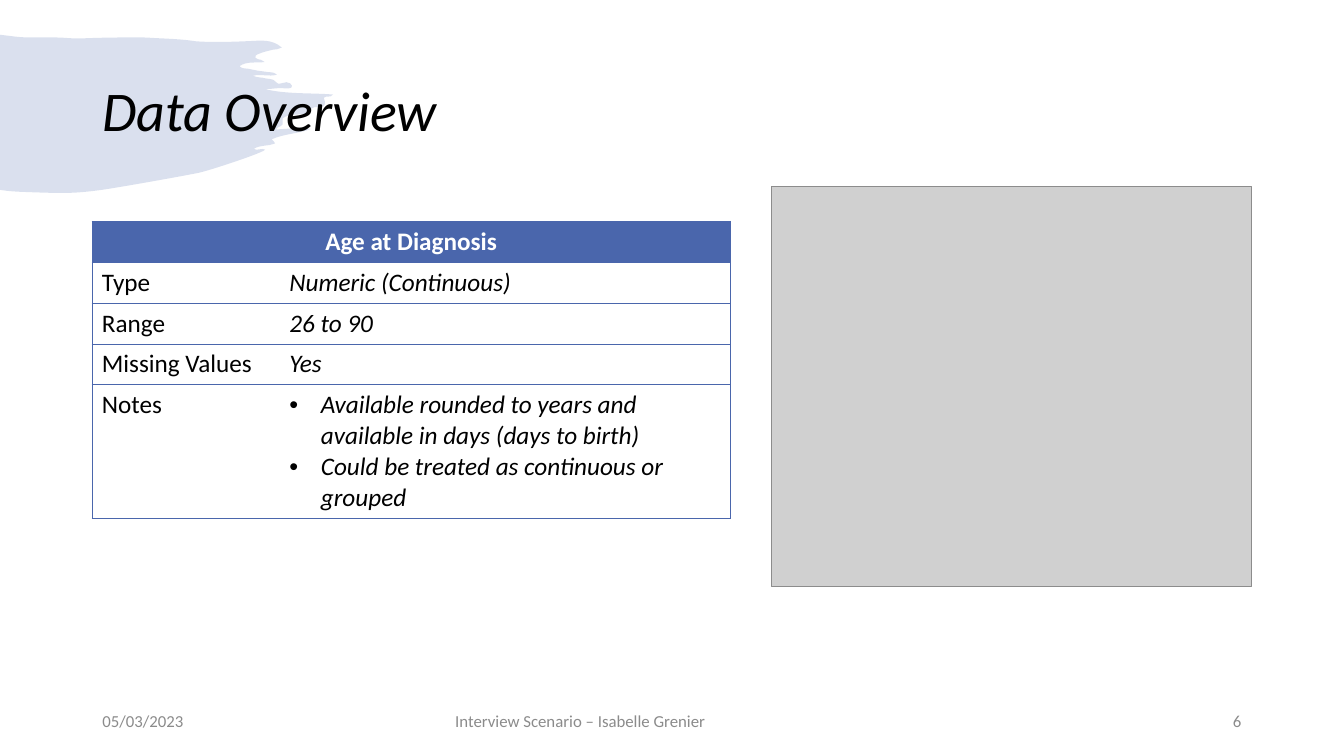
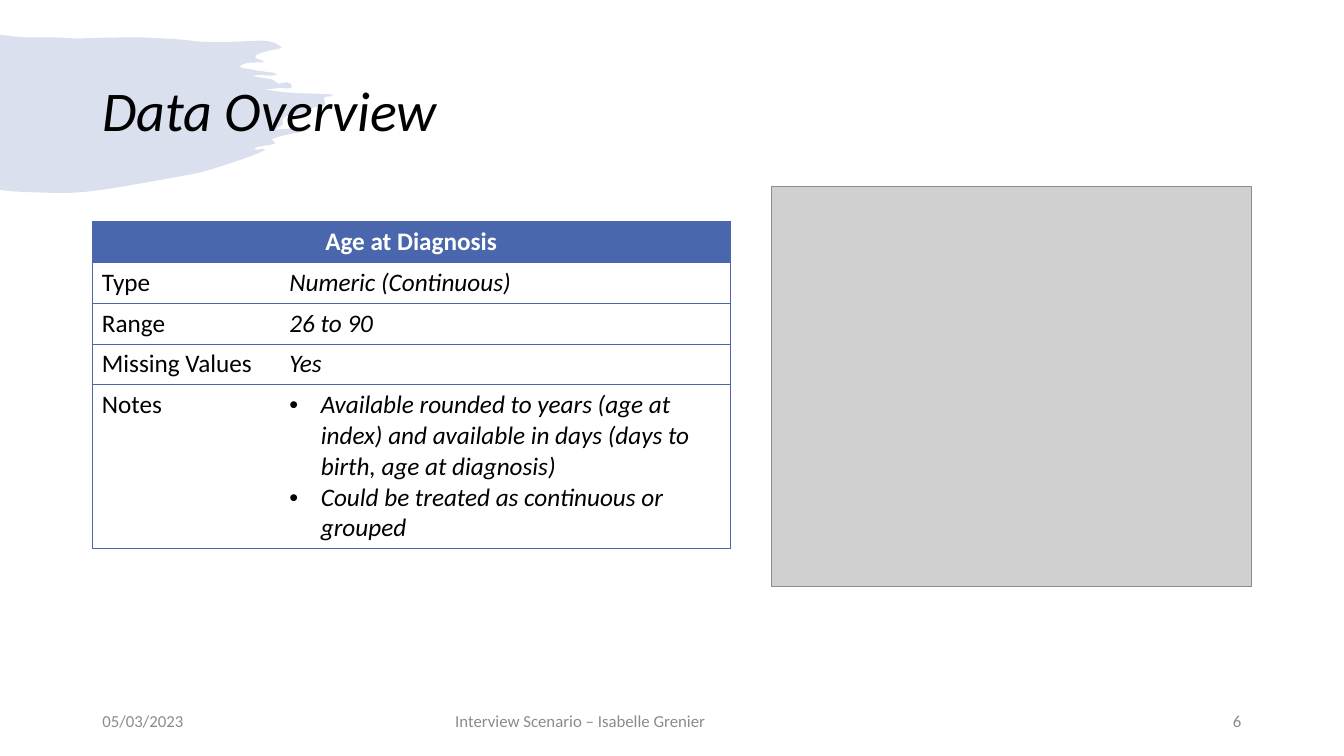
Before and after one commit to igrenier/TCGA_BRCA, a slide deck: slide 6 of presentation_05032023.pptx. Drawn at 1344x756 pixels with LibreOffice and Linux fonts; fonts in the diff are those of the drawing; grey boxes stand for pictures. Boxes give left, top, right and bottom in pixels: in the first picture for what was removed or moved away, otherwise in the second. Text is boxed around its words. In the diff, an @@ line names an element or a change of style, - is before the commit and + after.

```diff
--- a/presentation_05032023.pptx
+++ b/presentation_05032023.pptx
@@ table at <box>92,221,731,545</box> @@
-row 5, column 2: Available rounded to years and available in days (days to birth) / Could be treated as continuous or grouped
+row 5, column 2: Available rounded to years (age at index) and available in days (days to birth, age at diagnosis) / Could be treated as continuous or grouped
```
Also in this commit, not shown: 7 other slides changed, 1 slide added.
